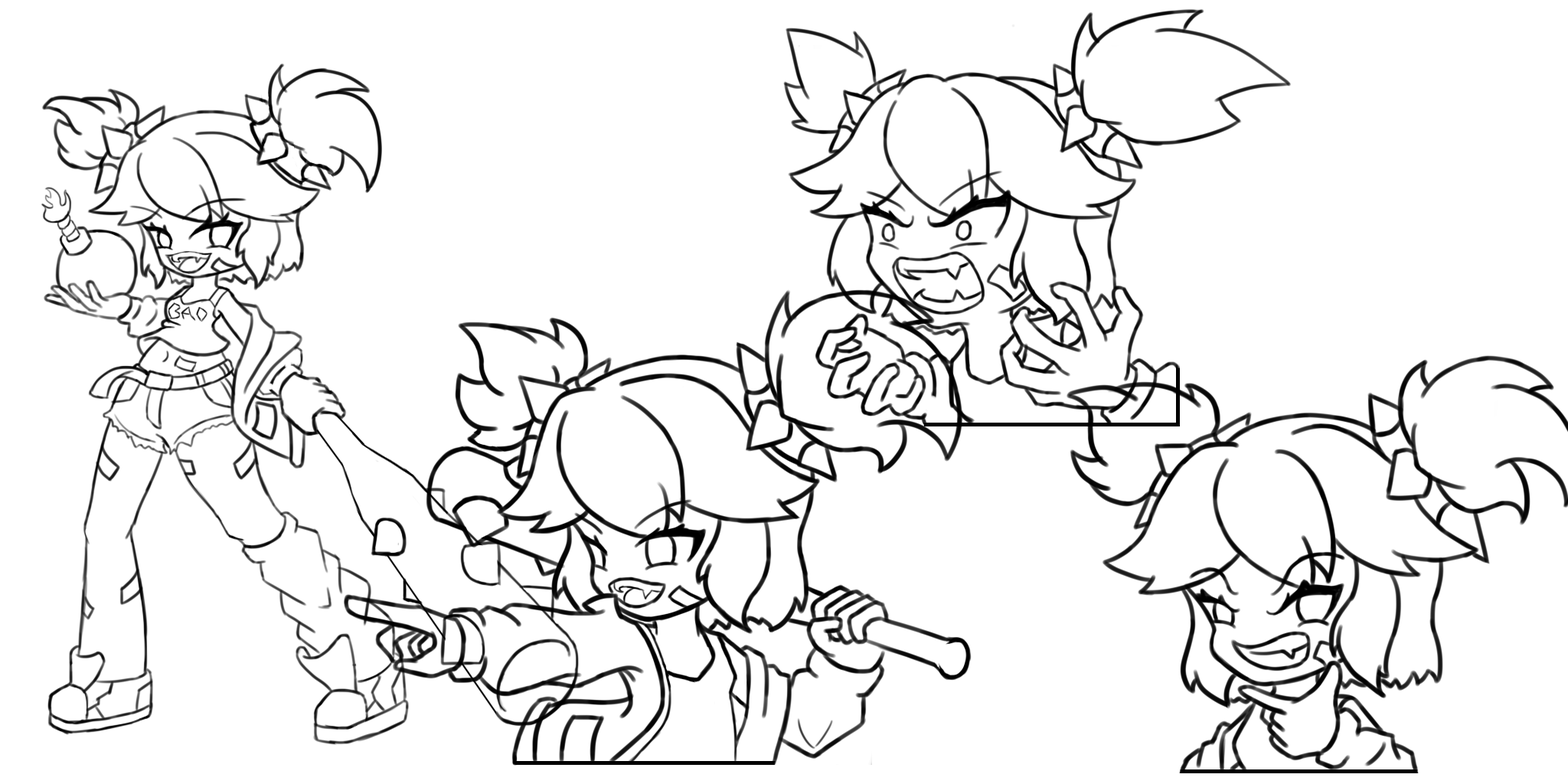
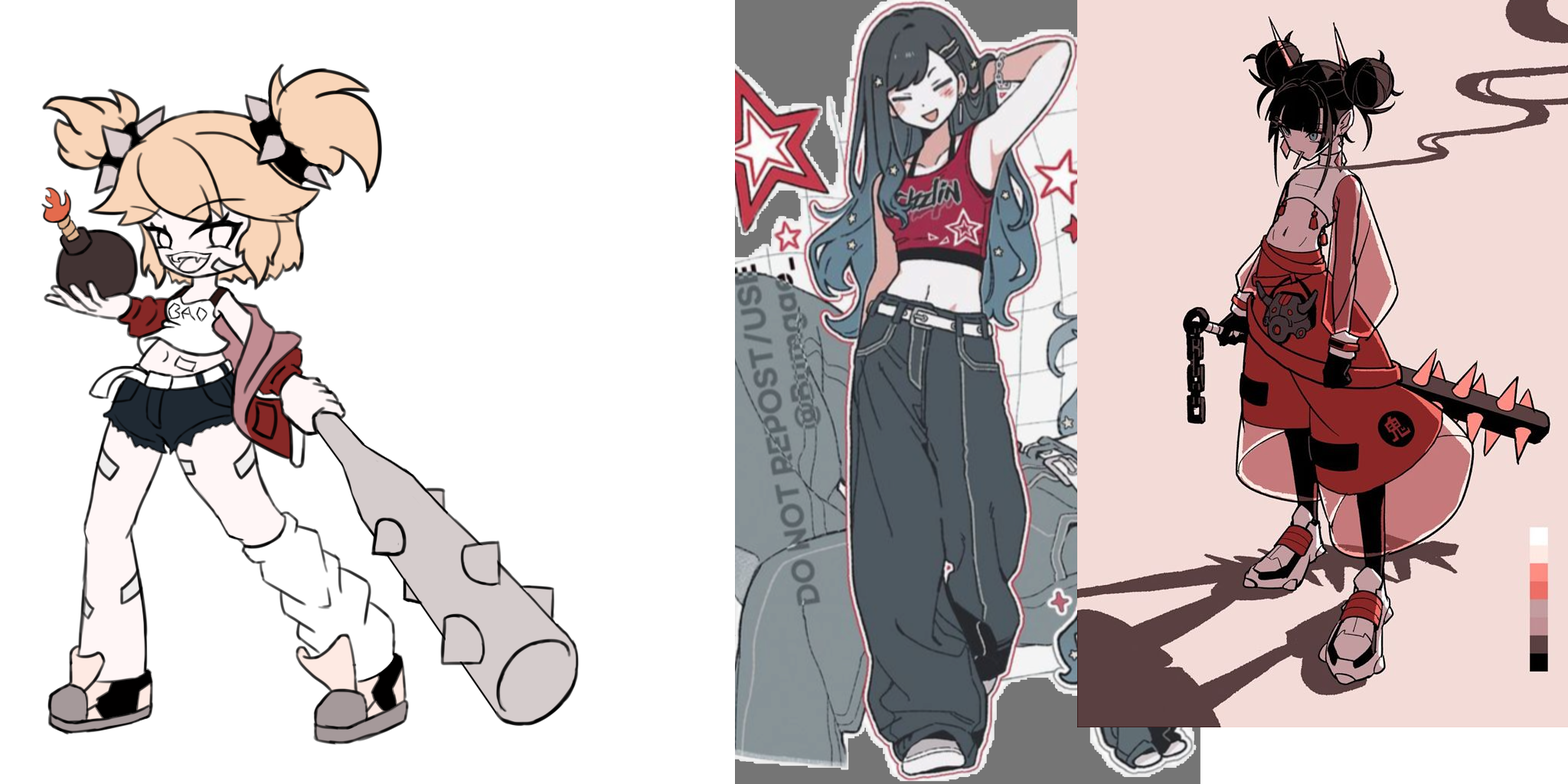
Layers edited between the first and the second 1568 x 784 image:
added layer "Layer61" in group "Slash Art" over [1077, 0, 1568, 728]
added layer "Layer58" in group "Slash Art" over [735, 0, 1201, 784]
added group "Line" with 6 layers in group "Slash Art" over [43, 68, 579, 746]
moved "Layer21" into group "Line", painted on it over [316, 412, 579, 727]
moved "Layer18" into group "Line", painted on it over [43, 88, 410, 743]
added group "Color" with 11 layers in group "Slash Art" over [43, 68, 578, 743]
added layer "Layer68" in group "Color" over [43, 187, 578, 725]
added layer "Layer67" in group "Color" over [81, 258, 257, 618]
added layer "Layer66" in group "Color" over [45, 201, 345, 683]
added layer "Layer65" in group "Color" over [95, 95, 329, 193]
added layer "Layer64" in group "Color" over [49, 634, 408, 743]
added layer "Layer63" in group "Color" over [118, 296, 306, 468]
added layer "Layer56" in group "Color" over [137, 286, 395, 690]
added layer "Layer54" in group "Color" over [44, 68, 381, 288]
hid group "Emotions" (37 layers) over [43, 0, 1568, 784]
painted on "Layer47" over [475, 98, 873, 765]
painted on "Layer49" over [558, 318, 707, 609]
painted on "Layer48" over [308, 2, 972, 766]
painted on "Layer51" over [1161, 237, 1346, 672]
painted on "Layer46" over [1151, 86, 1498, 774]
painted on "Layer50" over [1038, 41, 1568, 774]
painted on "Layer24" over [785, 45, 1180, 776]
painted on "Layer53" over [770, 27, 1029, 665]
painted on "Layer52" over [774, 8, 1292, 775]
…and 6 more changes (2 added, 4 painted, 4 stack)